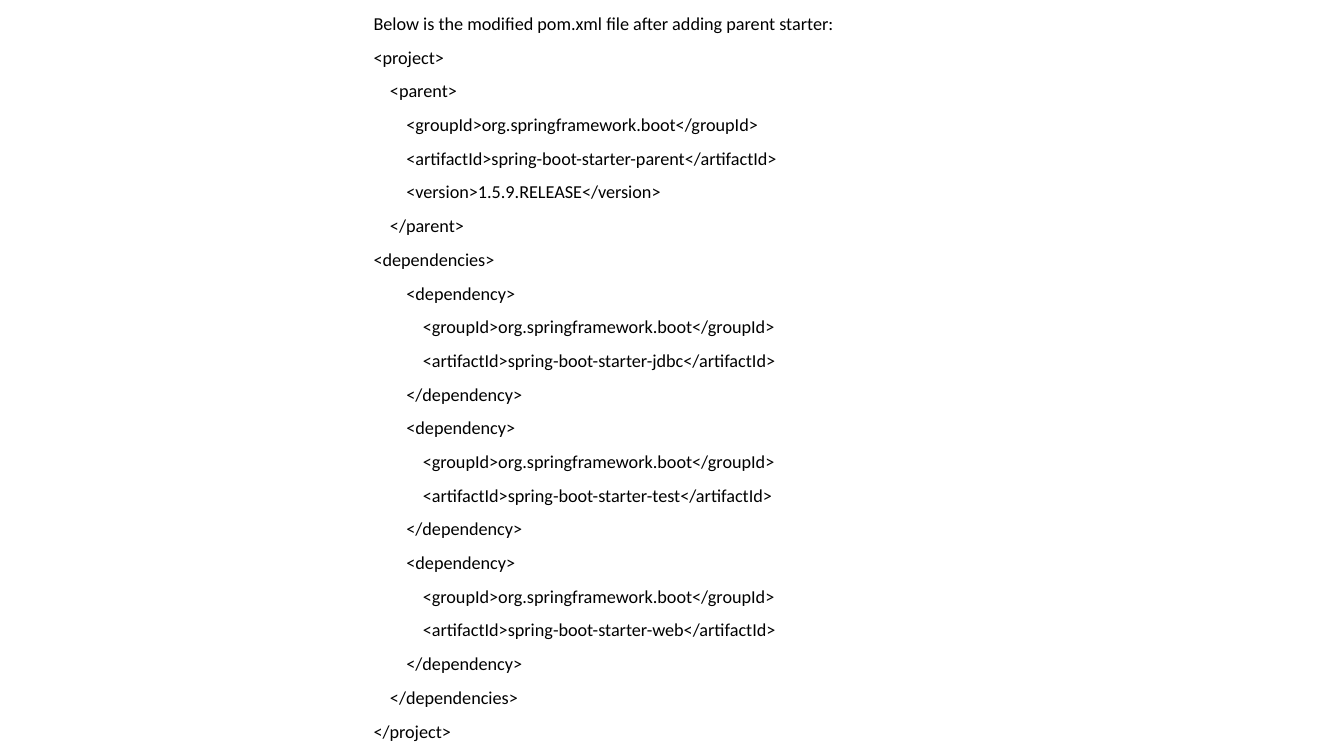
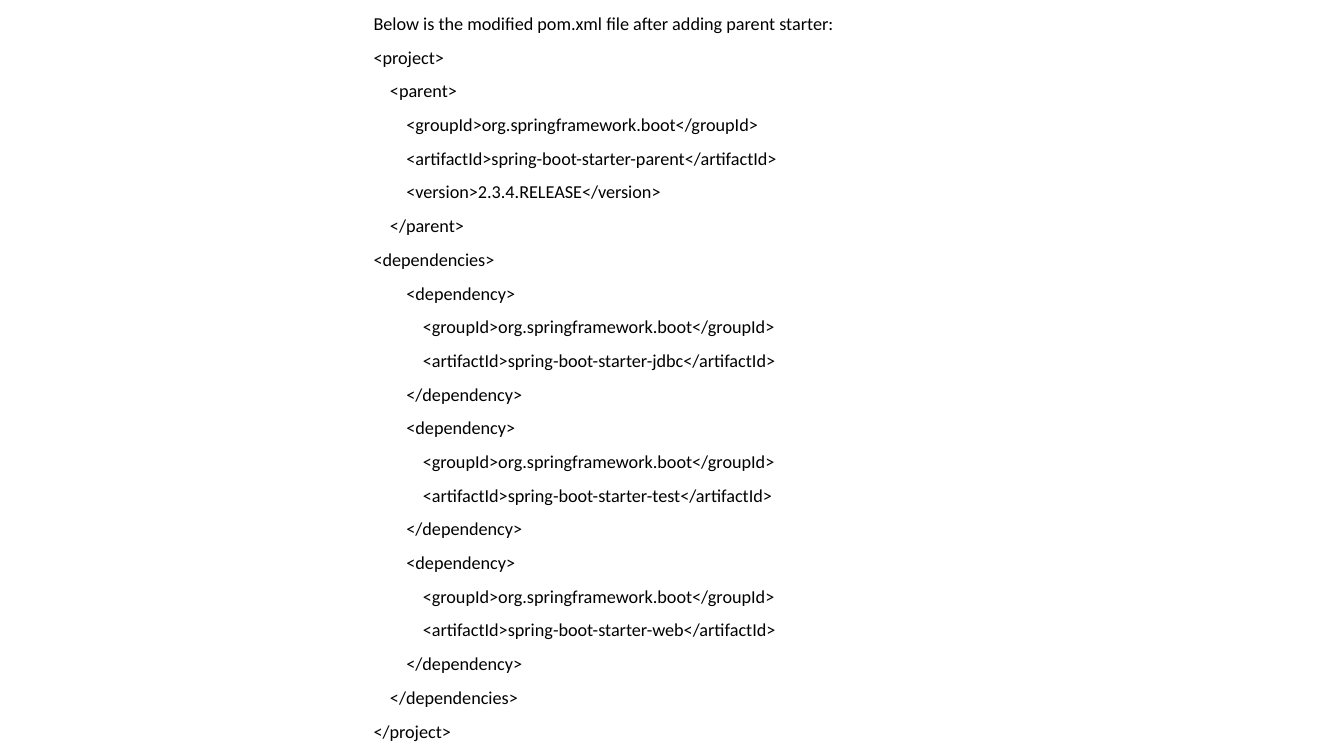
Before and after one commit to richardsforu/Emblem-boot, a slide deck: slide 12 of Books and PPTS/Spring Boot PPT.pptx. Drawn at 1344x756 pixels with LibreOffice and Linux fonts; fonts in the diff are those of the drawing. Boxes give left, top, right and bottom in pixels: in the first picture for what was removed or moved away, otherwise in the second. Text is boxed around its words. In the diff, an @@ line names an element or a change of style, - is before the commit and + after.

```diff
--- a/Books and PPTS/Spring Boot PPT.pptx
+++ b/Books and PPTS/Spring Boot PPT.pptx
@@ text at (406,185,660,199): text changed @@
-<version>1.5.9.RELEASE</version>
+<version>2.3.4.RELEASE</version>
```
Also in this commit, not shown: 4 other slides changed, 17 other files.
